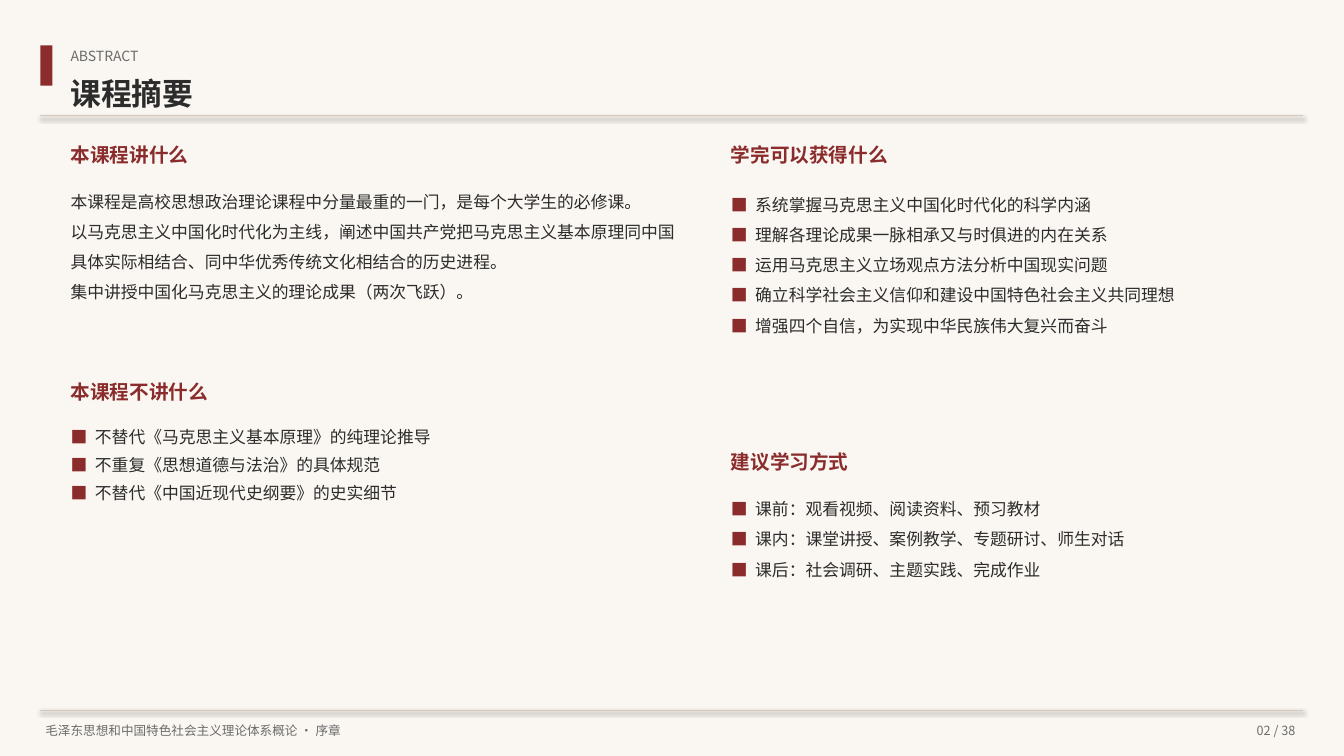
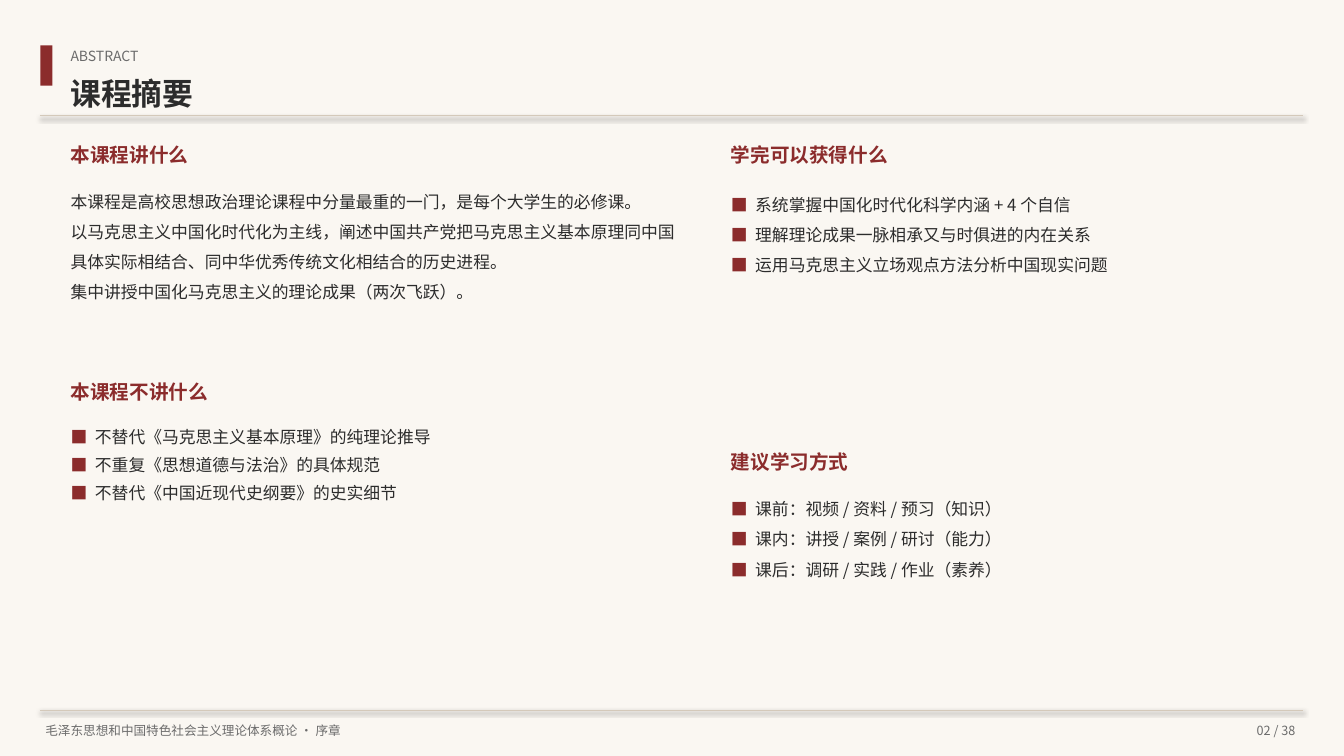
Before and after one commit to hsy358/obsidian-vault, a slide deck: slide 2 of 03-资源/PPT/毛泽东思想和中国特色社会主义理论体系概论 教学大纲概览.pptx. Drawn at 1344x756 pixels with LibreOffice and Linux fonts; fonts in the diff are those of the drawing. Boxes give left, top, right and bottom in pixels: in the first picture for what was removed or moved away, otherwise in the second. Text is boxed around its words. In the diff, an @@ line names an element or a change of style, - is before the commit and + after.

Commit message:
PPT: 毛概教学大纲 v1.4 升级版 (36 页, +教师讲稿备注)

```diff
--- a/03-资源/PPT/毛泽东思想和中国特色社会主义理论体系概论 教学大纲概览.pptx
+++ b/03-资源/PPT/毛泽东思想和中国特色社会主义理论体系概论 教学大纲概览.pptx
@@ text at bbox=[755, 197, 1091, 243]: text changed @@
-■ 系统掌握马克思主义中国化时代化的科学内涵
-■ 理解各理论成果一脉相承又与时俱进的内在关系
+■ 系统掌握中国化时代化科学内涵 + 4 个自信
+■ 理解理论成果一脉相承又与时俱进的内在关系
@@ text at bbox=[755, 287, 1175, 334]: paragraphs removed @@
-■ 确立科学社会主义信仰和建设中国特色社会主义共同理想
-■ 增强四个自信，为实现中华民族伟大复兴而奋斗
@@ text at bbox=[755, 501, 1002, 578]: text changed @@
-■ 课前：观看视频、阅读资料、预习教材
-■ 课内：课堂讲授、案例教学、专题研讨、师生对话
-■ 课后：社会调研、主题实践、完成作业
+■ 课前：视频 / 资料 / 预习（知识）
+■ 课内：讲授 / 案例 / 研讨（能力）
+■ 课后：调研 / 实践 / 作业（素养）
```
Also in this commit, not shown: 12 other slides changed, 2 other files.
